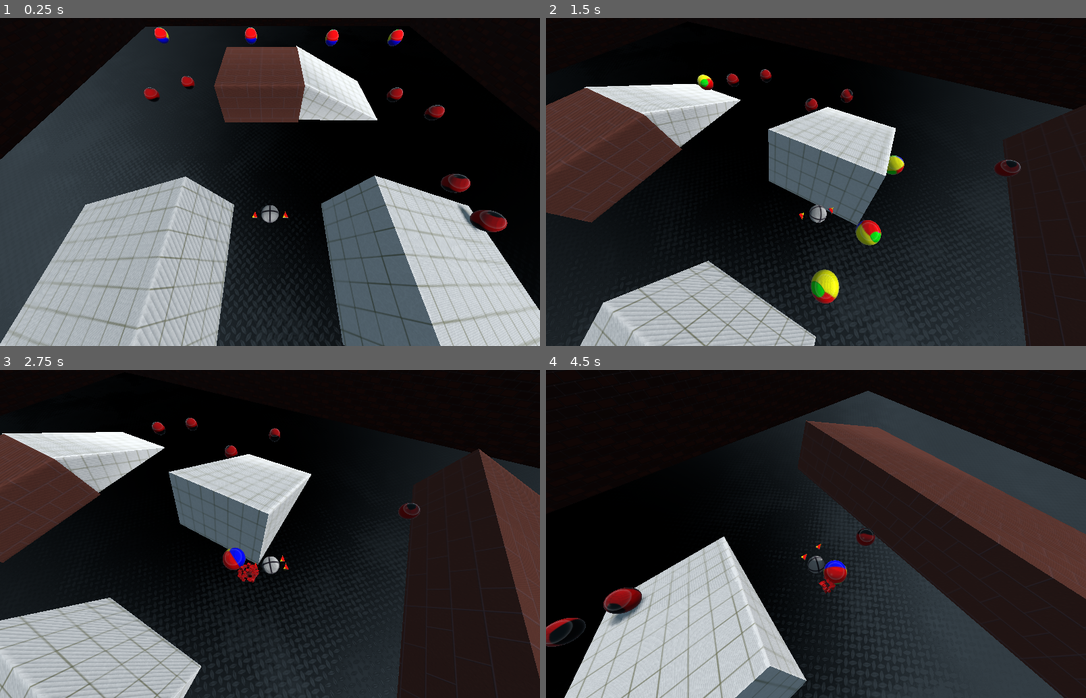
Above: before the commit, frames 1-4 (two rows, left to right).
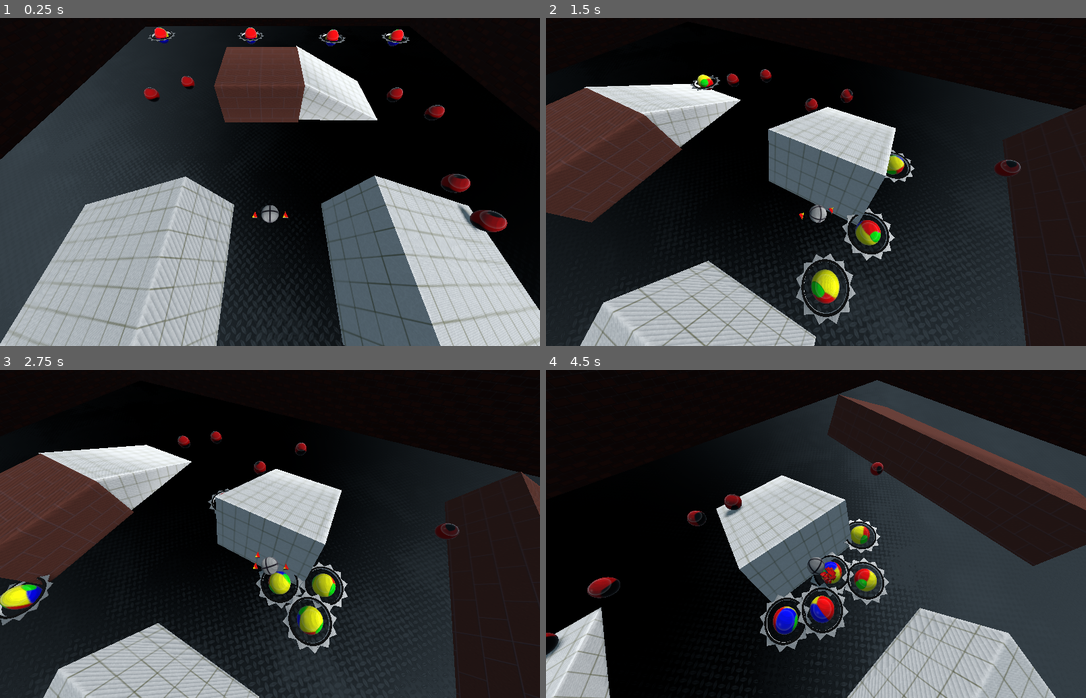
Above: after the commit, the same moments.

Repository: Paul991/RollerShooter
Game: Godot game, scene res://scenes/Main.tscn
The game is run twice, just before and just after one commit, with the same random seed, the same clock (stepped at 60 frames per second) and the same inputs.
Inputs (mouse positions are in pixels of both pictures, inside the frame that each line leads up to):
- Up to frame 1 (0.25 s): no input
- Up to frame 2 (1.5 s): move the mouse to (934, 165) at 0.52 s; hold Right mouse button (move) 0.53-1.28 s; move the mouse to (708, 198) at 1.27 s; right-click (708, 198) at 1.35 s
- Up to frame 3 (2.75 s): move the mouse to (324, 461) at 2.02 s; press the mouse at (324, 461) at 2.03 s; right-click (324, 461) at 2.3 s
- Up to frame 4 (4.5 s): move the mouse to (789, 599) at 2.77 s; release the mouse at (789, 599) at 2.78 s; right-click (789, 599) at 2.85 s; move the mouse to (978, 583) at 3.52 s; hold Right mouse button (move) 3.53-4.28 s; move the mouse to (654, 484) at 4.27 s; click (654, 484) at 4.35 s

The runs differ from the first frame. In frame 1, 0.2% of the frame differs, in the area x 27-76%, y 4-8%; in frame 2, 1.0%; in frame 3, 30%; in frame 4, 56%, in the area x 0-100%, y 3-100%.

Commit message:
Improved mouse control/ Adding saw

Diff:
--- a/project.godot
+++ b/project.godot
@@ -18,8 +18,6 @@
 
 window/size/width=1280
 window/size/height=780
-window/size/resizable=false
-window/size/fullscreen=true
 
 [input]
 
--- a/scenes/EnemyBall.gd
+++ b/scenes/EnemyBall.gd
@@ -7,10 +7,17 @@
 
 export var max_health = 100
 
+var saw_scene = load("res://scenes/enemies/Saw.tscn")
+var saw
+
 var cursor_pos = Vector3.ZERO
 
 var speed = 10
 var health = max_health setget _set_health
+
+
+func _ready() -> void:
+	add_saw()
 
 
 func _physics_process(delta):
@@ -18,6 +25,13 @@
 
 	apply_central_impulse(Vector3(speed*dir.x, 0 , speed*dir.y))
 
+
+
+func add_saw():
+	var s = saw_scene.instance()
+	get_parent().call_deferred("add_child", s)
+	saw = s
+	saw.parent = self
 
 
 func get_2d_dir():
@@ -31,6 +45,7 @@
 	return dir
 
 func _death():
+	saw.queue_free()
 	queue_free()
 
 func _set_health(value):
--- a/scenes/EnemyBallSimple.gd
+++ b/scenes/EnemyBallSimple.gd
@@ -14,7 +14,7 @@
 var speed = 10
 var rng = RandomNumberGenerator.new()
 
-
+# make them explode at start (maybe this enemies are bombs)
 # give random collision at start, and change direction with collision(mayb better donw with kinematic)
 
 func ready():
--- /dev/null
+++ b/scenes/enemies/Saw.gd
@@ -0,0 +1,15 @@
+extends CSGMesh
+
+
+var parent
+
+
+# Called when the node enters the scene tree for the first time.
+func _ready() -> void:
+	pass # Replace with function body.
+
+
+func _process(delta: float) -> void:
+	if parent != null:
+		translation = parent.translation
+		rotation_degrees.y -= 5
--- /dev/null
+++ b/scenes/enemies/Saw.tscn
@@ -0,0 +1,46 @@
+[gd_scene load_steps=7 format=2]
+
+[ext_resource path="res://scenes/enemies/Saw_teeth_mat.tres" type="Material" id=1]
+[ext_resource path="res://scenes/enemies/Saw.gd" type="Script" id=2]
+
+[sub_resource type="SpatialMaterial" id=4]
+albedo_color = Color( 0, 0, 0, 1 )
+
+[sub_resource type="CylinderMesh" id=2]
+material = SubResource( 4 )
+top_radius = 10.0
+bottom_radius = 10.0
+
+[sub_resource type="CubeMesh" id=3]
+size = Vector3( 18, 0.5, 18 )
+
+[sub_resource type="CylinderMesh" id=1]
+top_radius = 9.0
+bottom_radius = 9.0
+
+[node name="Saw" type="CSGMesh"]
+transform = Transform( 1.5, 0, 0, 0, 1, 0, 0, 0, 1.5, 0, 0, 0 )
+use_collision = true
+collision_layer = 4
+script = ExtResource( 2 )
+
+[node name="Ring" type="CSGMesh" parent="."]
+mesh = SubResource( 2 )
+
+[node name="Square" type="CSGMesh" parent="."]
+mesh = SubResource( 3 )
+material = ExtResource( 1 )
+
+[node name="Square2" type="CSGMesh" parent="."]
+transform = Transform( 0.866025, 0, 0.5, 0, 1, 0, -0.5, 0, 0.866025, 0, 0, 0 )
+mesh = SubResource( 3 )
+material = ExtResource( 1 )
+
+[node name="Square3" type="CSGMesh" parent="."]
+transform = Transform( 0.5, 0, 0.866025, 0, 1, 0, -0.866025, 0, 0.5, 0, 0, 0 )
+mesh = SubResource( 3 )
+material = ExtResource( 1 )
+
+[node name="SubsMiddle" type="CSGMesh" parent="."]
+operation = 2
+mesh = SubResource( 1 )
--- /dev/null
+++ b/scenes/enemies/Saw_teeth_mat.tres
@@ -0,0 +1,5 @@
+[gd_resource type="SpatialMaterial" format=2]
+
+[resource]
+metallic = 1.0
+roughness = 0.66
--- a/scenes/player/Player.gd
+++ b/scenes/player/Player.gd
@@ -11,16 +11,18 @@
 var speed = 15
 
 func _ready():
-	Input.set_mouse_mode(Input.MOUSE_MODE_HIDDEN)
-#	Input.set_mouse_mode(Input.MOUSE_MODE_VISIBLE)
+	Input.set_mouse_mode(Input.MOUSE_MODE_CAPTURED)
+#	Input.set_mouse_mode(Input.MOUSE_MODE_HIDDEN)
+##	Input.set_mouse_mode(Input.MOUSE_MODE_VISIBLE)
 
 func _physics_process(delta):
+#	print("Pointer rotaion: %s"%Pointer.rotation_degrees.y)
 	Pointer.translation = global_transform.origin
 	var dir = get_2d_dir()
 
 
 	if Input.get_action_strength("move") > 0:
-		camera_pos.rotation.y = lerp(camera_pos.rotation.y, Pointer.rotation.y, 0.02)
+		camera_pos.rotation_degrees.y = lerp(camera_pos.rotation_degrees.y, Pointer.rotation_degrees.y, 0.02)
 		apply_central_impulse(Vector3(speed*dir.x, 0 , speed*dir.y))
 	if Input.is_action_pressed("shoot") and $BulletCooldown.is_stopped():
 		$BulletCooldown.start()
@@ -29,9 +31,22 @@
 
 
 func _input(event):
-	if event is InputEventMouseMotion:
+	if event is InputEventMouseMotion: #make detection for wall edges
+
 		var movement = event.relative
-		Pointer.rotation.y += -deg2rad(movement.x*0.5) # it doesnt go 360. it has caps at both ends
+		var screen = get_viewport().size
+
+
+		Pointer.rotation_degrees.y += -movement.x*0.5
+		yield(get_tree(), "idle_frame")
+		while Pointer.rotation_degrees.y >= 360: # camera is a little weird when this happens
+			Pointer.rotation_degrees.y -= 360
+
+		while Pointer.rotation_degrees.y <= -360:
+			Pointer.rotation_degrees.y += 360
+
+		print(movement)
+
 	if event.is_action_pressed("ui_cancel"):
 		get_tree().quit()
 	if event.is_action_pressed("restart"):
